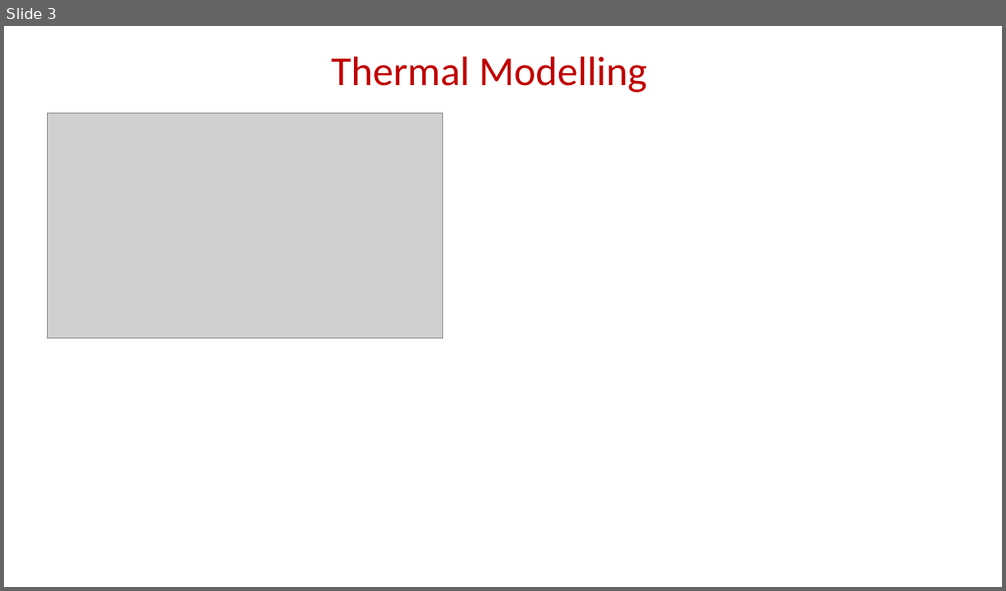
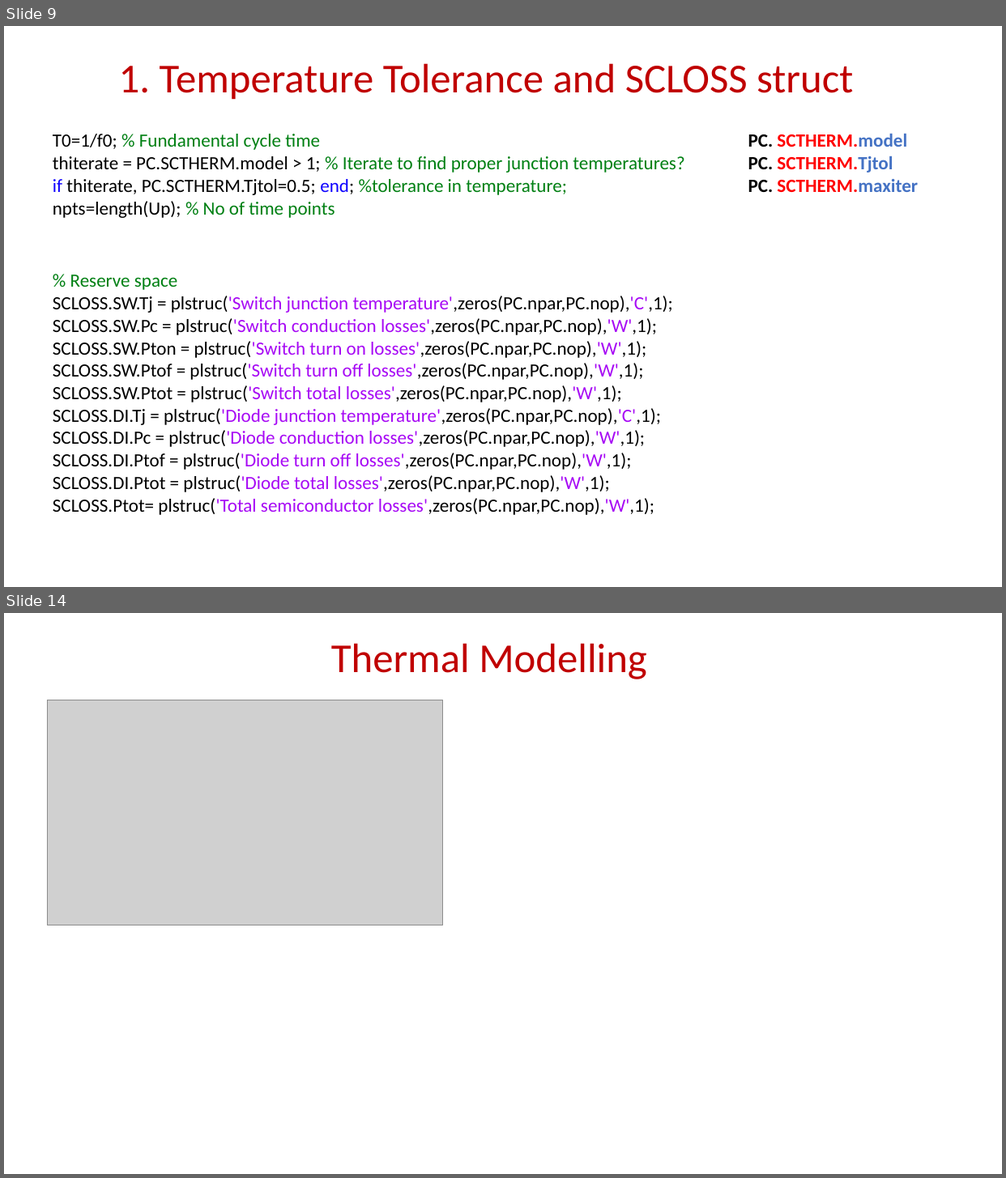
Before and after one commit to EnesAyaz/KTH, a slide deck: Weekly-Reports/IterativeSolutuon.pptx. Shown one above the other, each under a label of ours: slide 3 before the commit, slides 9 and 14 after it; the slides between them are not shown. The pictures are 1006x591 and 1006x1178 pixels, drawn with LibreOffice and Linux fonts; fonts in the diff are those of the drawing; grey boxes stand for pictures. Boxes give left, top, right and bottom in pixels: in the first picture for what was removed or moved away, otherwise in the second. Text is boxed around its words. In the diff, an @@ line names an element or a change of style, - is before the commit and + after.

```diff
--- a/Weekly-Reports/IterativeSolutuon.pptx
+++ b/Weekly-Reports/IterativeSolutuon.pptx
@@ slide 9 added at (4,26,1002,587), background #FFFFFF @@
@@ title added at (119,63,853,100), 39.6 pt, text #C00000 @@
+1. Temperature Tolerance and SCLOSS struct
@@ text added at (53,134,684,218), 18 pt, text #008013 @@
+T0=1/f0; % Fundamental cycle time
+thiterate = PC.SCTHERM.model > 1; % Iterate to find proper junction temperatures?
+if thiterate, PC.SCTHERM.Tjtol=0.5; end; %tolerance in temperature;
+npts=length(Up); % No of time points
@@ text added at (748,134,918,192), 18 pt, text #FF0000, bold @@
+PC. SCTHERM.model
+PC. SCTHERM.Tjtol
+PC. SCTHERM.maxiter
@@ text added at (53,275,673,515), 18 pt, text #000000 @@
+% Reserve space
+SCLOSS.SW.Tj = plstruc('Switch junction temperature',zeros(PC.npar,PC.nop),'C',1);
+SCLOSS.SW.Pc = plstruc('Switch conduction losses',zeros(PC.npar,PC.nop),'W',1);
+SCLOSS.SW.Pton = plstruc('Switch turn on losses',zeros(PC.npar,PC.nop),'W',1);
+SCLOSS.SW.Ptof = plstruc('Switch turn off losses',zeros(PC.npar,PC.nop),'W',1);
+SCLOSS.SW.Ptot = plstruc('Switch total losses',zeros(PC.npar,PC.nop),'W',1);
+SCLOSS.DI.Tj = plstruc('Diode junction temperature',zeros(PC.npar,PC.nop),'C',1);
+SCLOSS.DI.Pc = plstruc('Diode conduction losses',zeros(PC.npar,PC.nop),'W',1);
+SCLOSS.DI.Ptof = plstruc('Diode turn off losses',zeros(PC.npar,PC.nop),'W',1);
+SCLOSS.DI.Ptot = plstruc('Diode total losses',zeros(PC.npar,PC.nop),'W',1);
+SCLOSS.Ptot= plstruc('Total semiconductor losses',zeros(PC.npar,PC.nop),'W',1);
@@ what was slide 3 is now slide 14 @@
```
Also in this commit, not shown: 1 slide changed, 9 other slides added, 1 slide removed, 7 other files.
